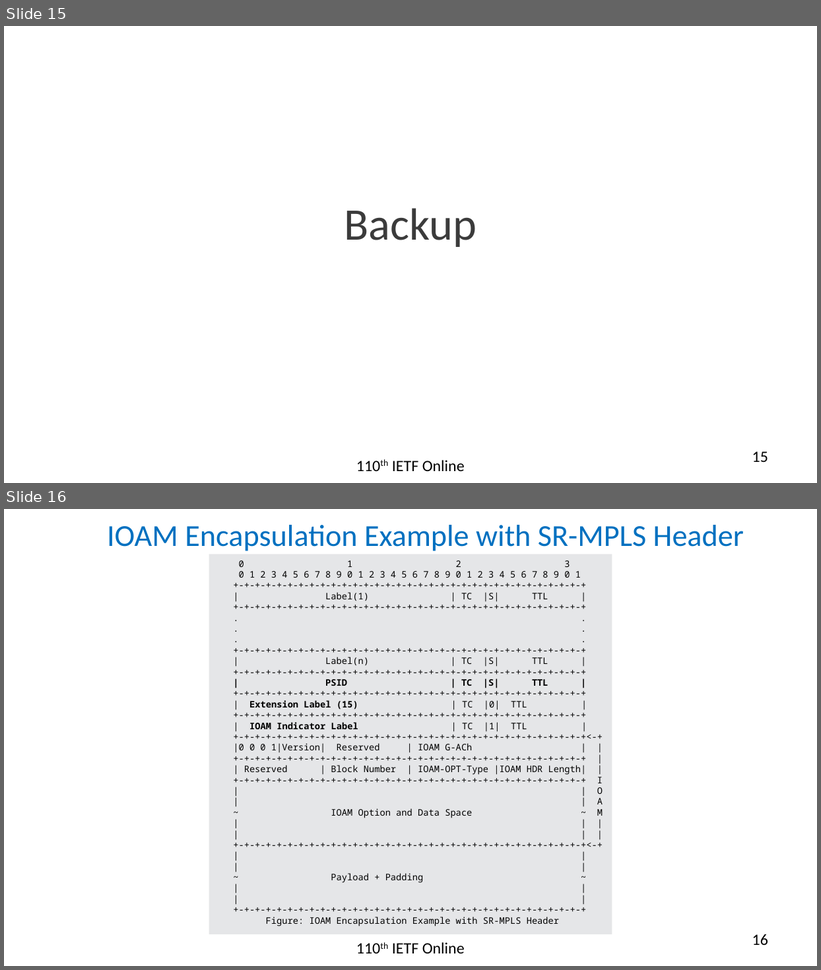
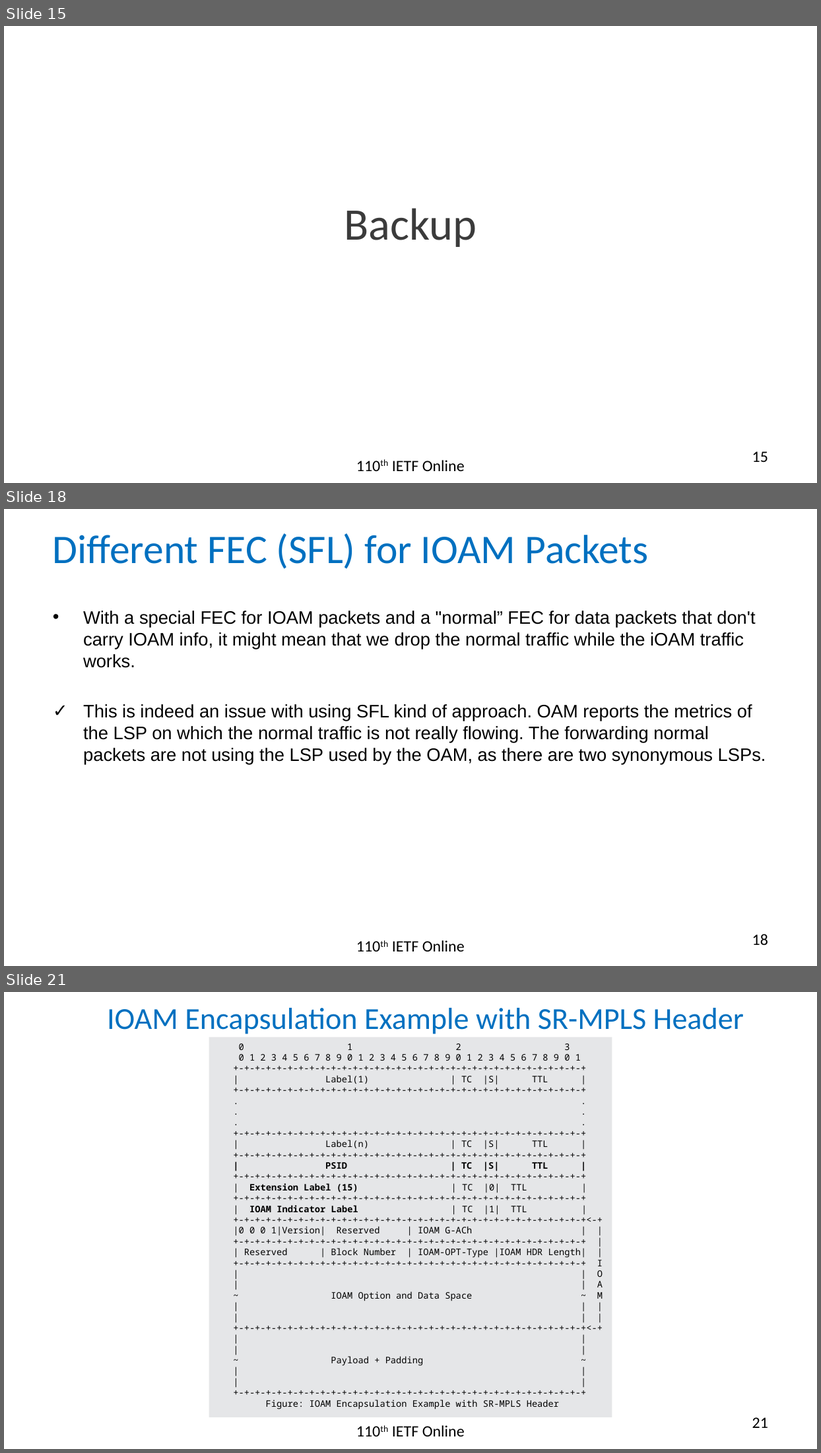
Before and after one commit to rakgandhi/ietf-slides, a slide deck: draft-gandhi-mpls-ioam-sr-05.pptx. Shown one above the other, each under a label of ours: slides 15 and 16 before the commit, slides 15, 18 and 21 after it; the slides between them are not shown. The pictures are 821x970 and 821x1453 pixels, drawn with LibreOffice and Linux fonts; fonts in the diff are those of the drawing. Boxes give left, top, right and bottom in pixels: in the first picture for what was removed or moved away, otherwise in the second. Text is boxed around its words. In the diff, an @@ line names an element or a change of style, - is before the commit and + after.

```diff
--- a/draft-gandhi-mpls-ioam-sr-05.pptx
+++ b/draft-gandhi-mpls-ioam-sr-05.pptx
@@ slide 18 added at box(4, 509, 817, 966), background #FFFFFF @@
@@ title added at box(53, 533, 649, 569), 36 pt, text #0070C0 @@
+Different FEC (SFL) for IOAM Packets
@@ text added at box(83, 611, 766, 765), 16 pt, text #000000 @@
+• With a special FEC for IOAM packets and a "normal” FEC for data packets that don't carry IOAM info, it might mean that we drop the normal traffic while the iOAM traffic works.
+✓ This is indeed an issue with using SFL kind of approach. OAM reports the metrics of the LSP on which the normal traffic is not really flowing. The forwarding normal packets are not using the LSP used by the OAM, as there are two synonymous LSPs.
@@ text added at box(392, 941, 465, 952), 14 pt, text #000000 @@
+110th IETF Online
@@ page number added at box(752, 934, 768, 945), 14 pt, text #000000 @@
+18
@@ what was slide 16 is now slide 21 @@
@@ page number at box(752, 1418, 768, 1428): text changed @@
-16
+21
```
Also in this commit, not shown: 4 slides changed, 4 other slides added, 1 other file.
